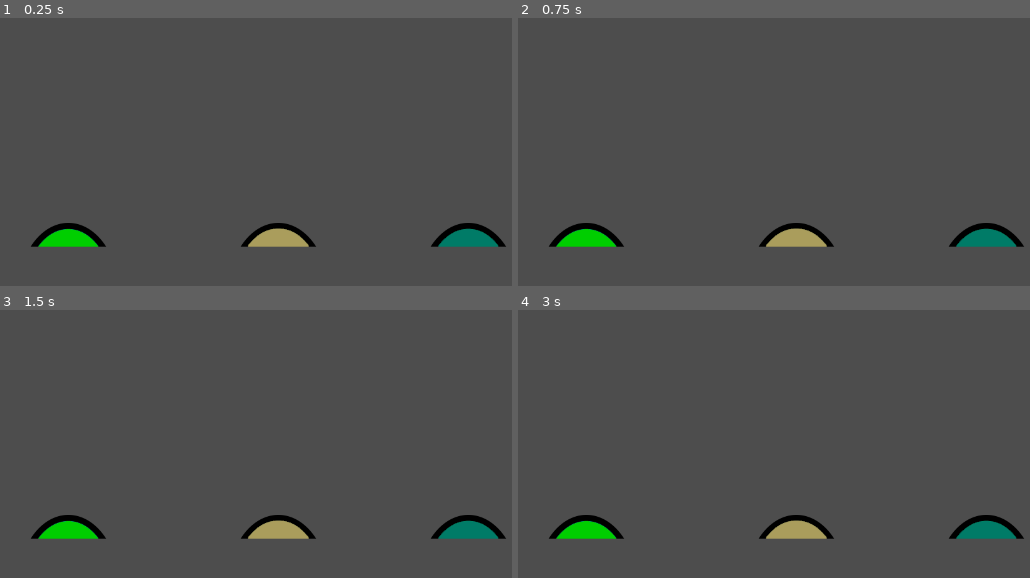
Above: before the commit, frames 1-4 (two rows, left to right).
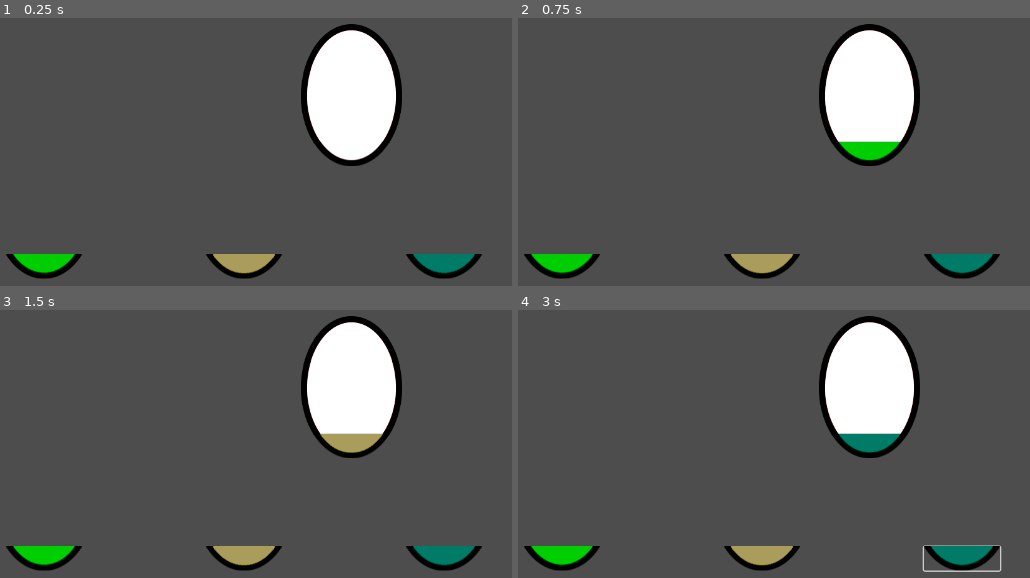
Above: after the commit, the same moments.

Repository: ignamarga1/MiraPinguinoh
Game: Godot game, scene res://scenes/select_mask_fragment.tscn
Two runs of this game, one before a commit and one after it. Both use one fixed random seed, a clock stepped at 60 frames per second and the inputs below. This scene is started directly instead of the project's main scene.
Inputs (mouse positions are in pixels of both pictures, inside the frame that each line leads up to):
- Up to frame 1 (0.25 s): no input
- Up to frame 2 (0.75 s): click (564, 267) at 0.52 s
- Up to frame 3 (1.5 s): click (245, 559) at 1.27 s
- Up to frame 4 (3 s): click (963, 559) at 2.02 s; tap Enter at 2.75 s; hold Right (ui_right) from 2.78 s (still down)

The runs differ from the first frame. In frame 1, 14% of the frame differs, in the area x 1-99%, y 2-98%; in frame 2, 14%; in frame 3, 14%; in frame 4, 14%.

Commit message:
cambio de máscara por niveles

Diff:
--- a/Godot/mira-pinguinoh/project.godot
+++ b/Godot/mira-pinguinoh/project.godot
@@ -15,6 +15,10 @@
 config/features=PackedStringArray("4.6", "GL Compatibility")
 config/icon="res://icon.svg"
 
+[autoload]
+
+Mask="*uid://chf11xfwio2hl"
+
 [display]
 
 window/size/viewport_width=1280
--- a/Godot/mira-pinguinoh/scenes/mask.tscn
+++ b/Godot/mira-pinguinoh/scenes/mask.tscn
@@ -8,9 +8,9 @@
 [ext_resource type="Texture2D" uid="uid://iy36aspjpqsu" path="res://assets/mask_fragment_tileset_4.png" id="5_q5cp3"]
 [ext_resource type="Texture2D" uid="uid://04gehfd0pfr3" path="res://assets/mask_fragment_tileset_5.png" id="6_khdy1"]
 
-[node name="Mask" type="Node2D" unique_id=637967419 node_paths=PackedStringArray("current_mask_fragments_sprite")]
+[node name="Mask" type="Node2D" unique_id=637967419]
+visible = false
 script = ExtResource("1_rv8xw")
-current_mask_fragments_sprite = []
 
 [node name="CompositionFragments" type="Node2D" parent="." unique_id=1946109466]
 script = ExtResource("2_8u57e")
--- a/Godot/mira-pinguinoh/scenes/select_mask_fragment.gd
+++ /dev/null
@@ -1,36 +0,0 @@
-extends Node2D
-
-const composition_fragments = preload("res://scripts/composition_fragments.gd")
-var mask = preload("res://scenes/mask.tscn")
-
-@onready var option_1: Sprite2D = $Option1
-@onready var option_2: Sprite2D = $Option2
-@onready var option_3: Sprite2D = $Option3
-var mask_options : Array[int] = [1,2,3,4,5]
-
-# Called when the node enters the scene tree for the first time.
-func _ready() -> void:
-	generate_mask_options()
-	show_mask_options()
-
-
-# Called every frame. 'delta' is the elapsed time since the previous frame.
-func _process(delta: float) -> void:
-	pass
-
-func generate_mask_options() -> void:
-	mask_options.shuffle()
-	print(mask_options)
-
-	mask_options.resize(3)
-	print(mask_options)
-
-func show_mask_options() -> void:
-	option_1.texture = composition_fragments.mask_fragment1_spritesheet[mask_options[0]]
-	option_2.texture = composition_fragments.mask_fragment1_spritesheet[mask_options[1]]
-	option_3.texture = composition_fragments.mask_fragment1_spritesheet[mask_options[2]]
-
-#func select_option():
-
-#func update_current_mask_options(update : Array[Sprite2D]) -> void:
-	#mask.mask_fragment_id_1 =
--- a/Godot/mira-pinguinoh/scenes/select_mask_fragment.tscn
+++ b/Godot/mira-pinguinoh/scenes/select_mask_fragment.tscn
@@ -1,15 +1,51 @@
 [gd_scene format=3 uid="uid://y7g340yx1mg3"]
 
-[ext_resource type="Script" uid="uid://ckrfiji4ohs26" path="res://scenes/select_mask_fragment.gd" id="1_ymurh"]
+[ext_resource type="Script" uid="uid://ckrfiji4ohs26" path="res://scripts/select_mask_fragment.gd" id="1_ymurh"]
+[ext_resource type="Texture2D" uid="uid://crnydprhwmluu" path="res://assets/mask_fragment_1/mask_0_1.png" id="2_5xgb7"]
 
 [node name="SelectMaskFragment" type="Node2D" unique_id=973922542]
 script = ExtResource("1_ymurh")
 
-[node name="Option1" type="Sprite2D" parent="." unique_id=616937323]
-position = Vector2(343, 518)
+[node name="Button1" type="Button" parent="." unique_id=517778321]
+offset_left = 243.0
+offset_top = 550.0
+offset_right = 365.0
+offset_bottom = 588.0
+flat = true
 
-[node name="Option2" type="Sprite2D" parent="." unique_id=792226385]
-position = Vector2(679, 518)
+[node name="Option1" type="Sprite2D" parent="Button1" unique_id=616937323]
+position = Vector2(61, 19)
+texture = ExtResource("2_5xgb7")
 
-[node name="Option3" type="Sprite2D" parent="." unique_id=1387813544]
-position = Vector2(983, 518)
+[node name="Button2" type="Button" parent="." unique_id=663780118]
+offset_left = 563.0
+offset_top = 550.0
+offset_right = 684.0
+offset_bottom = 588.0
+flat = true
+
+[node name="Option2" type="Sprite2D" parent="Button2" unique_id=792226385]
+position = Vector2(61, 19)
+texture = ExtResource("2_5xgb7")
+
+[node name="Button3" type="Button" parent="." unique_id=858707644]
+anchors_preset = 8
+anchor_left = 0.5
+anchor_top = 0.5
+anchor_right = 0.5
+anchor_bottom = 0.5
+offset_left = 883.0
+offset_top = 550.0
+offset_right = 1005.0
+offset_bottom = 588.0
+grow_horizontal = 2
+grow_vertical = 2
+flat = true
+
+[node name="Option3" type="Sprite2D" parent="Button3" unique_id=1387813544]
+position = Vector2(61, 19)
+texture = ExtResource("2_5xgb7")
+
+[connection signal="button_down" from="Button1" to="." method="_on_button_1_button_down"]
+[connection signal="button_down" from="Button2" to="." method="_on_button_2_button_down"]
+[connection signal="button_down" from="Button3" to="." method="_on_button_3_button_down"]
--- a/Godot/mira-pinguinoh/scripts/composition_fragments.gd
+++ b/Godot/mira-pinguinoh/scripts/composition_fragments.gd
@@ -1,5 +1,12 @@
 extends Node2D
 
+const mask_fragments = {
+	0 : mask_fragment1_spritesheet,
+	1 : mask_fragment2_spritesheet,
+	2 : mask_fragment3_spritesheet,
+	3 : mask_fragment4_spritesheet,
+	4 : mask_fragment5_spritesheet,
+}
 const mask_fragment1_spritesheet = {
 	0 : preload("res://assets/mask_fragment_1/mask_0_1.png"),
 	1 : preload("res://assets/mask_fragment_1/mask_1_1.png"),
--- a/Godot/mira-pinguinoh/scripts/mask.gd
+++ b/Godot/mira-pinguinoh/scripts/mask.gd
@@ -13,18 +13,34 @@
 @export var mask_fragment_id_3 : int = 0
 @export var mask_fragment_id_4 : int = 0
 @export var mask_fragment_id_5 : int = 0
-@export var mask_fragments : Array[int] = [mask_fragment_id_1, mask_fragment_id_2, mask_fragment_id_3, mask_fragment_id_4, mask_fragment_id_5]
-@export var current_mask_fragments_sprite : Array[Sprite2D] = [mask_fragment_1, mask_fragment_2, mask_fragment_3, mask_fragment_4, mask_fragment_5]
+#@export var mask_fragments : Array[int] = [mask_fragment_id_1, mask_fragment_id_2, mask_fragment_id_3, mask_fragment_id_4, mask_fragment_id_5]
+#@export var current_mask_fragments_sprite : Array[Sprite2D] = [mask_fragment_1, mask_fragment_2, mask_fragment_3, mask_fragment_4, mask_fragment_5]
 
+@export var level : int = 4
 
 # Called when the node enters the scene tree for the first time.
 func _ready() -> void:
-	mask_fragment_1.texture = composition_fragments.mask_fragment1_spritesheet[mask_fragment_id_1]
-	mask_fragment_2.texture = composition_fragments.mask_fragment2_spritesheet[mask_fragment_id_2]
-	mask_fragment_3.texture = composition_fragments.mask_fragment3_spritesheet[mask_fragment_id_3]
-	mask_fragment_4.texture = composition_fragments.mask_fragment4_spritesheet[mask_fragment_id_4]
-	mask_fragment_5.texture = composition_fragments.mask_fragment5_spritesheet[mask_fragment_id_5]
+	pass
 
 # Called every frame. 'delta' is the elapsed time since the previous frame.
 func _process(delta: float) -> void:
-	pass
+	mask_fragment_1.texture = composition_fragments.mask_fragments[0][mask_fragment_id_1]
+	mask_fragment_2.texture = composition_fragments.mask_fragments[1][mask_fragment_id_2]
+	mask_fragment_3.texture = composition_fragments.mask_fragments[2][mask_fragment_id_3]
+	mask_fragment_4.texture = composition_fragments.mask_fragments[3][mask_fragment_id_4]
+	mask_fragment_5.texture = composition_fragments.mask_fragments[4][mask_fragment_id_5]
+
+func make_visible() -> void:
+	visible = true
+
+func increment_level_number() -> void:
+	level += 1
+
+func update_fragment_id(selected_option : int) -> void:
+	#mask_fragments[level] = selected_option
+	match level:
+		0 : mask_fragment_id_1 = selected_option
+		1 : mask_fragment_id_2 = selected_option
+		2 : mask_fragment_id_3 = selected_option
+		3 : mask_fragment_id_4 = selected_option
+		4 : mask_fragment_id_5 = selected_option
--- /dev/null
+++ b/Godot/mira-pinguinoh/scripts/select_mask_fragment.gd
@@ -0,0 +1,59 @@
+extends Node2D
+
+const composition_fragments = preload("res://scripts/composition_fragments.gd")
+
+@onready var button_1: Button = $Button1
+@onready var button_2: Button = $Button2
+@onready var button_3: Button = $Button3
+
+var sprite_button_1 : Sprite2D
+var sprite_button_2 : Sprite2D
+var sprite_button_3 : Sprite2D
+
+var mask_options : Array[int] = [1,2,3,4,5]
+var selected_option : int
+
+# Called when the node enters the scene tree for the first time.
+func _ready() -> void:
+    Mask.make_visible()
+
+    sprite_button_1 = button_1.get_child(0)
+    sprite_button_2 = button_2.get_child(0)
+    sprite_button_3 = button_3.get_child(0)
+
+    generate_mask_options()
+
+# Called every frame. 'delta' is the elapsed time since the previous frame.
+func _process(delta: float) -> void:
+    show_mask_options()
+
+func generate_mask_options() -> void:
+    mask_options.shuffle()
+    print(mask_options)
+
+    mask_options.resize(3)
+    print(mask_options)
+
+func show_mask_options() -> void:
+    sprite_button_1.texture = composition_fragments.mask_fragments[Mask.level][mask_options[0]]
+    sprite_button_2.texture = composition_fragments.mask_fragments[Mask.level][mask_options[1]]
+    sprite_button_3.texture = composition_fragments.mask_fragments[Mask.level][mask_options[2]]
+
+func _on_button_1_button_down() -> void:
+    selected_option = mask_options[0];
+    print(selected_option)
+    update_current_mask_option();
+
+func _on_button_2_button_down() -> void:
+    selected_option = mask_options[1]
+    print(selected_option)
+    update_current_mask_option()
+
+func _on_button_3_button_down() -> void:
+    selected_option = mask_options[2]
+    print(selected_option)
+    update_current_mask_option()
+
+func update_current_mask_option() -> void:
+    Mask.update_fragment_id(selected_option)
+    print('New mask selected')
Renamed: Godot/mira-pinguinoh/scenes/select_mask_fragment.gd.uid -> Godot/mira-pinguinoh/scripts/select_mask_fragment.gd.uid
